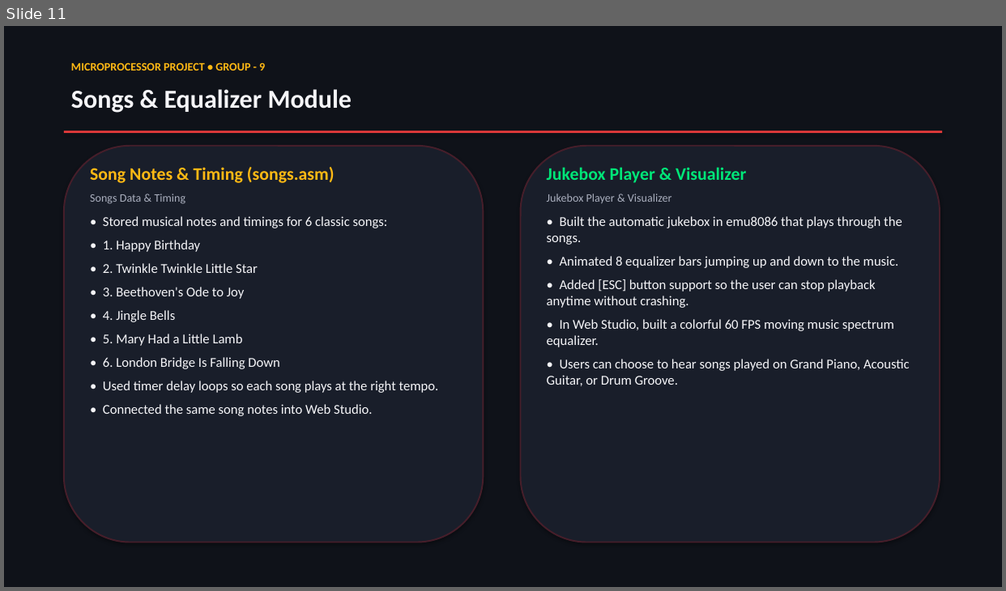
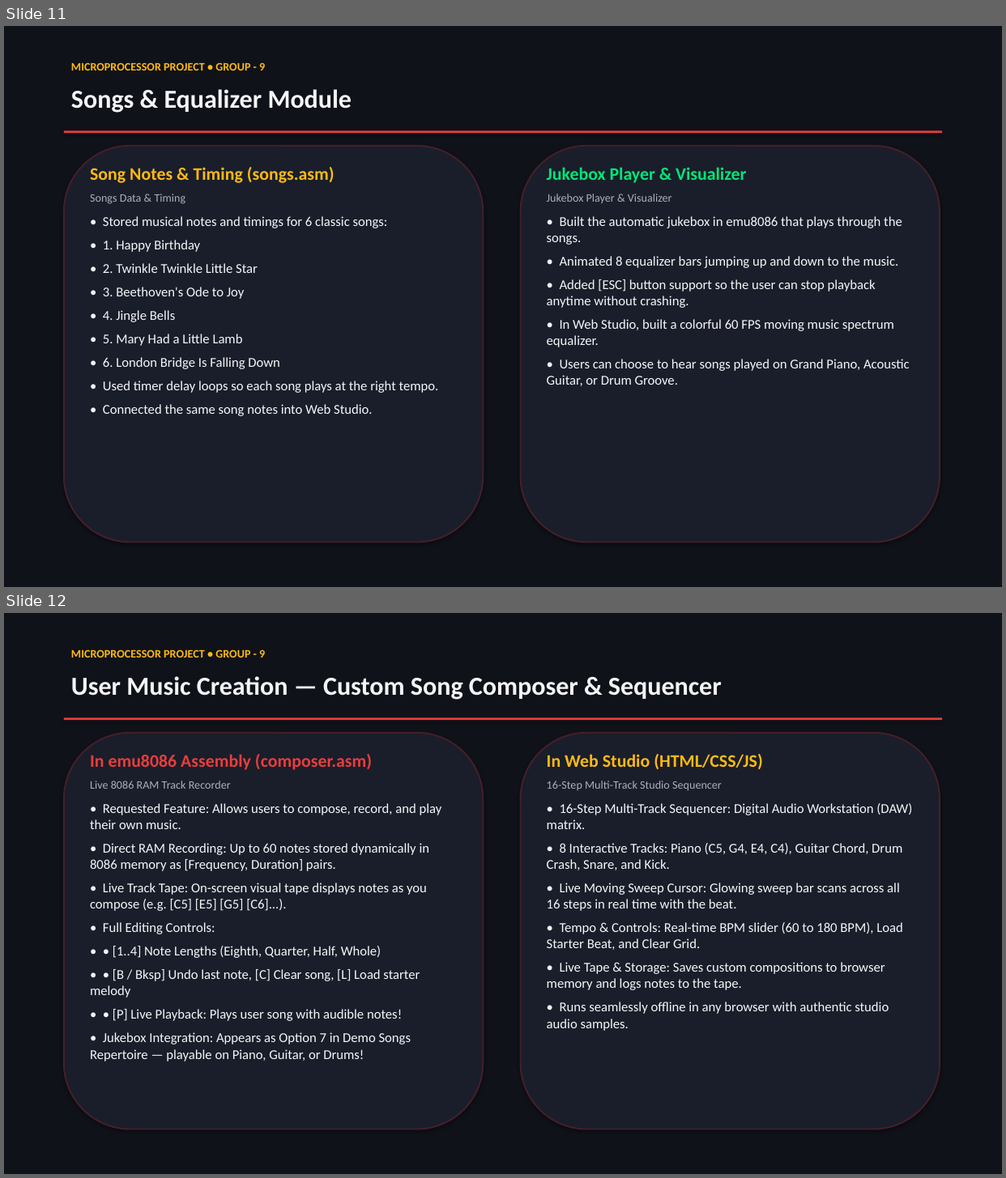
Before and after one commit to akash20065ray-sys/Crimson_Orbit, a slide deck: Assets/Documentation/CrimsonOrbit_Presentation.pptx. Shown one above the other, each under a label of ours: slide 11 before the commit, slides 11 and 12 after it. The pictures are 1006x591 and 1006x1178 pixels, drawn with LibreOffice and Linux fonts; fonts in the diff are those of the drawing. Boxes give left, top, right and bottom in pixels: in the first picture for what was removed or moved away, otherwise in the second. Text is boxed around its words. In the diff, an @@ line names an element or a change of style, - is before the commit and + after.

Commit message:
Add User Music Creation: 8086 RAM Composer (composer.asm) & 16-Step Studio Sequencer

```diff
--- a/Assets/Documentation/CrimsonOrbit_Presentation.pptx
+++ b/Assets/Documentation/CrimsonOrbit_Presentation.pptx
@@ slide 12 added at (4,613,1002,1174), background #FFFFFF @@
@@ rectangle added at (4,613,1002,1174), fill #0F1219 @@
@@ text added at (71,649,265,658), 11 pt, text #FFB914, bold @@
+MICROPROCESSOR PROJECT • GROUP - 9
@@ text added at (71,676,722,700), 25 pt, text #F5F5F8, bold @@
+User Music Creation — Custom Song Composer & Sequencer
@@ rectangle added at (64,717,942,720), fill #EB3C3C @@
@@ rounded rectangle added at (64,733,484,1130), fill #191E2A, outline #461E2A 1.5 pt @@
@@ rounded rectangle added at (521,733,940,1130), fill #191E2A, outline #461E2A 1.5 pt @@
@@ text added at (90,754,372,770), 17 pt, text #EB3C3C, bold @@
+In emu8086 Assembly (composer.asm)
@@ text added at (547,754,763,769), 17 pt, text #FFB914, bold @@
+In Web Studio (HTML/CSS/JS)
@@ text added at (90,781,231,789), 11 pt, text #AAAFBE @@
+Live 8086 RAM Track Recorder
@@ text added at (547,781,722,790), 11 pt, text #AAAFBE @@
+16-Step Multi-Track Studio Sequencer
@@ text added at (90,803,442,1062), 13 pt, text #F5F5F8 @@
+• Requested Feature: Allows users to compose, record, and play their own music.
+• Direct RAM Recording: Up to 60 notes stored dynamically in 8086 memory as [Frequency, Duration] pairs.
+• Live Track Tape: On-screen visual tape displays notes as you compose (e.g. [C5] [E5] [G5] [C6]...).
+• Full Editing Controls:
+• • [1..4] Note Lengths (Eighth, Quarter, Half, Whole)
+• • [B / Bksp] Undo last note, [C] Clear song, [L] Load starter melody
+• • [P] Live Playback: Plays user song with audible notes!
+• Jukebox Integration: Appears as Option 7 in Demo Songs Repertoire — playable on Piano, Guitar, or Drums!
@@ text added at (547,803,912,1031), 13 pt, text #F5F5F8 @@
+• 16-Step Multi-Track Sequencer: Digital Audio Workstation (DAW) matrix.
+• 8 Interactive Tracks: Piano (C5, G4, E4, C4), Guitar Chord, Drum Crash, Snare, and Kick.
+• Live Moving Sweep Cursor: Glowing sweep bar scans across all 16 steps in real time with the beat.
+• Tempo & Controls: Real-time BPM slider (60 to 180 BPM), Load Starter Beat, and Clear Grid.
+• Live Tape & Storage: Saves custom compositions to browser memory and logs notes to the tape.
+• Runs seamlessly offline in any browser with authentic studio audio samples.
```
Also in this commit, not shown: 23 other files.
